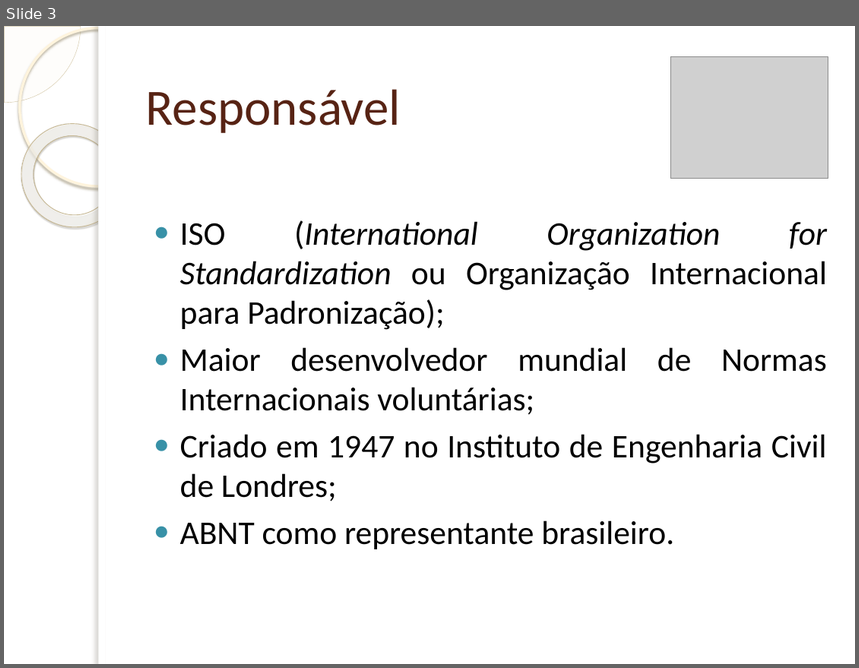
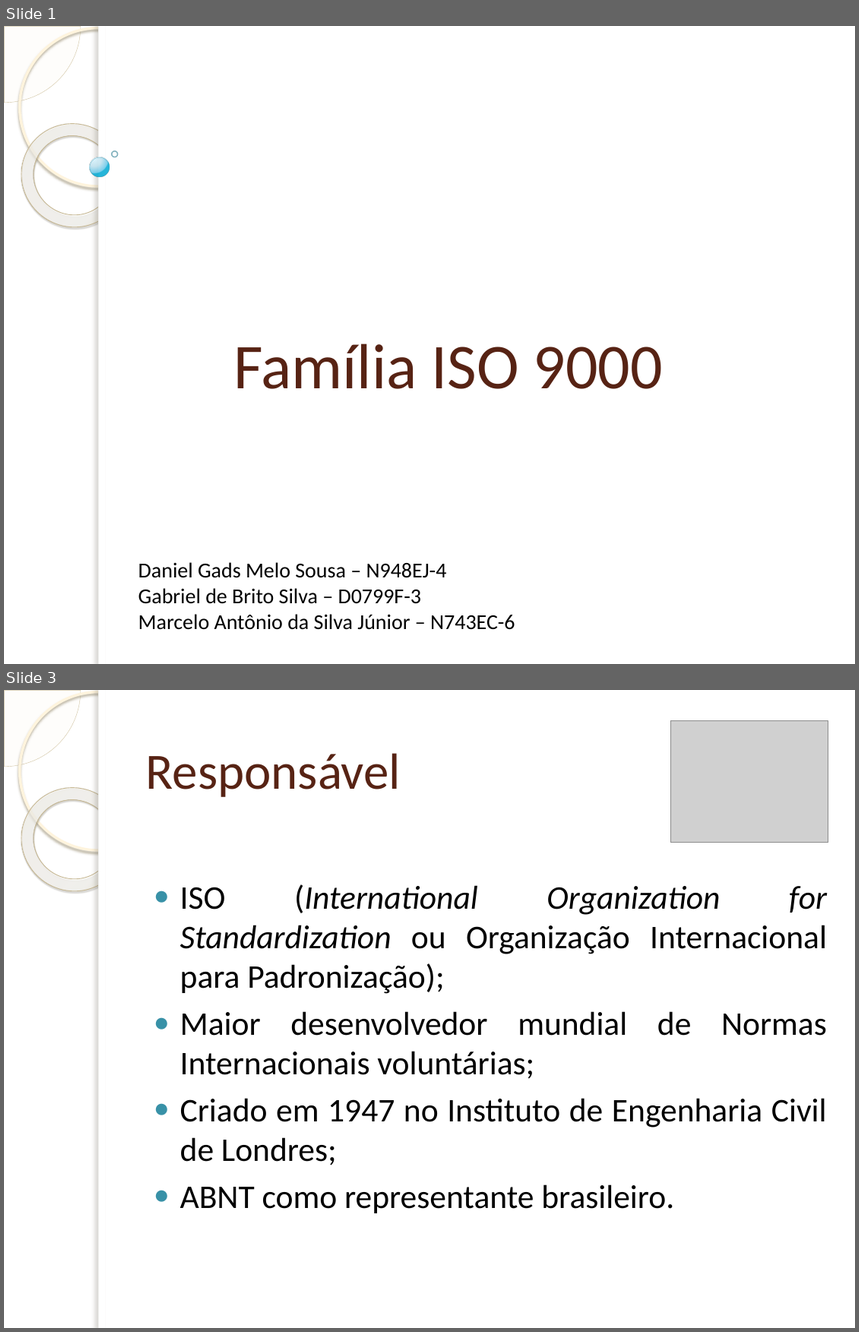
Before and after one commit to TZNaso/QS, a slide deck: Família ISO 9000.pptx. Shown one above the other, each under a label of ours: slide 3 before the commit, slides 1 and 3 after it; the slides between them are not shown. The pictures are 859x668 and 859x1332 pixels, drawn with LibreOffice and Linux fonts; fonts in the diff are those of the drawing; grey boxes stand for pictures; background and template pictures are left out. Boxes give left, top, right and bottom in pixels: in the first picture for what was removed or moved away, otherwise in the second. Text is boxed around its words. In the diff, an @@ line names an element or a change of style, - is before the commit and + after.

```diff
--- a/Família ISO 9000.pptx
+++ b/Família ISO 9000.pptx
@@ slide 1 added at [4, 26, 855, 664], background picture (left out); not listed: 5 template elements that a slide beside it also shows @@
@@ ellipse added at [90, 158, 110, 177], fill gradient #DAF4FF to #C3E3F0 to #6BC7E8 to #00ABD5, outline #308EA5 0.16 pt @@
@@ ellipse added at [112, 151, 118, 157], outline #318093 1 pt @@
@@ title added at [234, 344, 663, 389], 54 pt, text #572314 @@
+Família ISO 9000
@@ text added at [139, 563, 515, 630], 18 pt, text #000000 @@
+Daniel Gads Melo Sousa – N948EJ-4
+Gabriel de Brito Silva – D0799F-3
+Marcelo Antônio da Silva Júnior – N743EC-6
```
Also in this commit, not shown: 3 slides changed, 16 other slides added, 3 slides removed, 1 other file.
